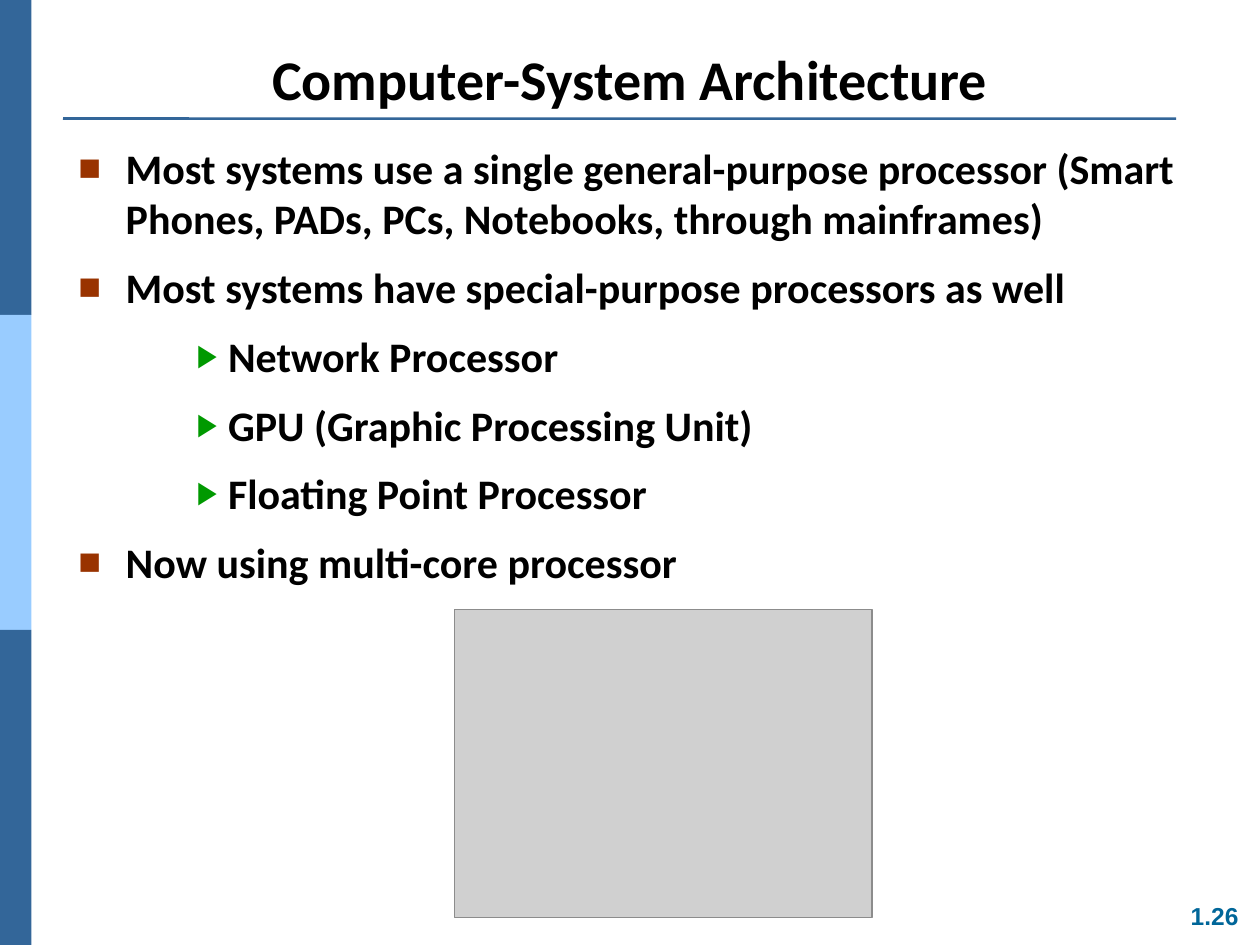
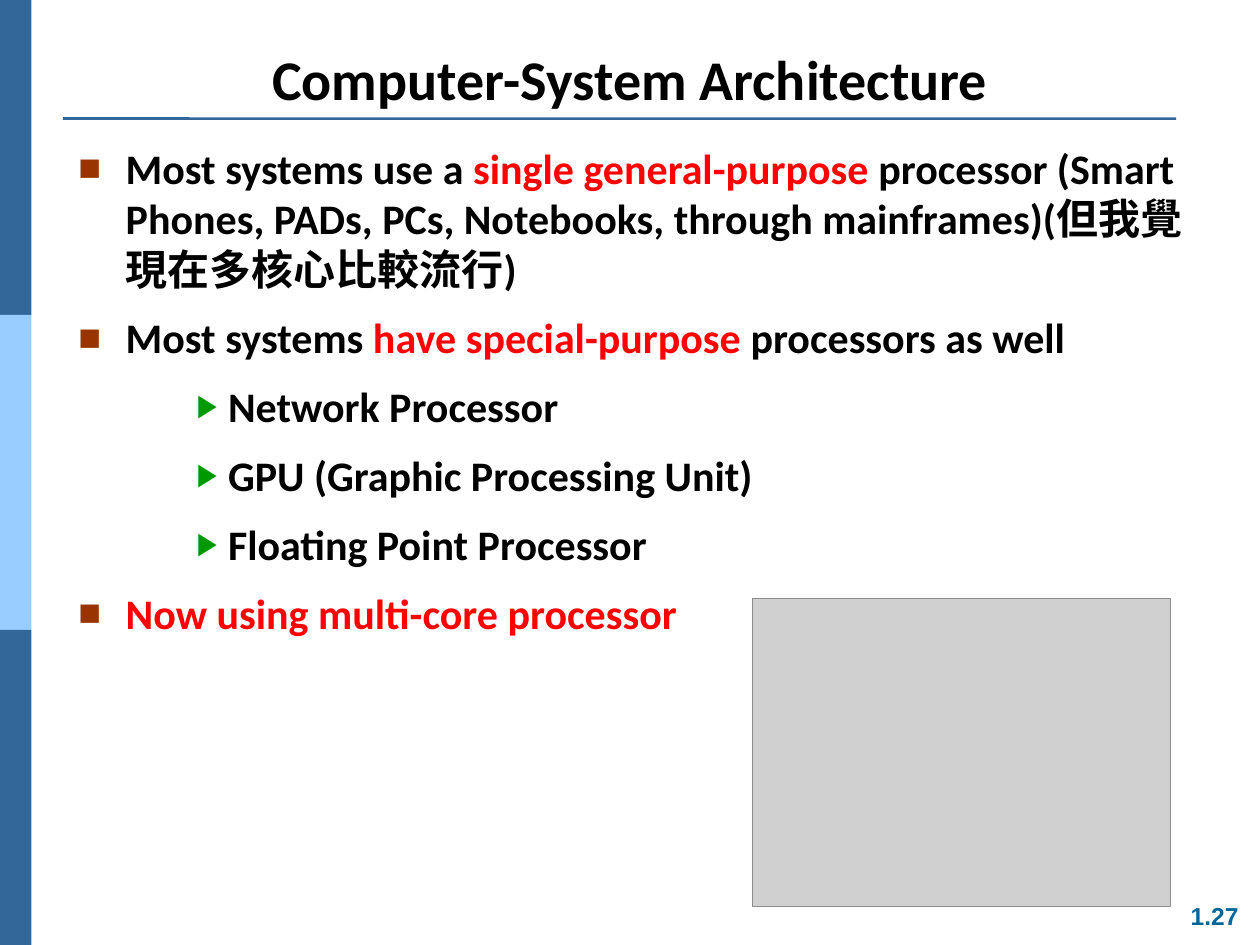
Before and after one commit to Yang09701194/OS_Learning, a slide deck: slide 27 of ch01.ppt (slide 26 before the commit). Drawn at 1260x945 pixels with LibreOffice and Linux fonts; fonts in the diff are those of the drawing; grey boxes stand for pictures. Boxes give left, top, right and bottom in pixels: in the first picture for what was removed or moved away, otherwise in the second. Text is boxed around its words. In the diff, an @@ line names an element or a change of style, - is before the commit and + after.

```diff
--- a/ch01.ppt
+++ b/ch01.ppt
@@ text at (126,153,1182,291): text changed @@
-■ Most systems use a single general-purpose processor (Smart Phones, PADs, PCs, Notebooks, through mainframes)
+■ Most systems use a single general-purpose processor (Smart Phones, PADs, PCs, Notebooks, through mainframes)(但我覺現在多核心比較流行)
@@ text at (126,323,1065,636): text colour #000000 to #FF0000 in "have special-purpose", "Now using multi-core processor" @@
@@ picture: place and size @@
-picture at (455,610,873,917)
+picture at (752,598,1171,906)
@@ page number at (1191,908,1239,925): text changed @@
-1.26
+1.27
```
Also in this commit, not shown: 5 other slides changed, 2 slides added.
